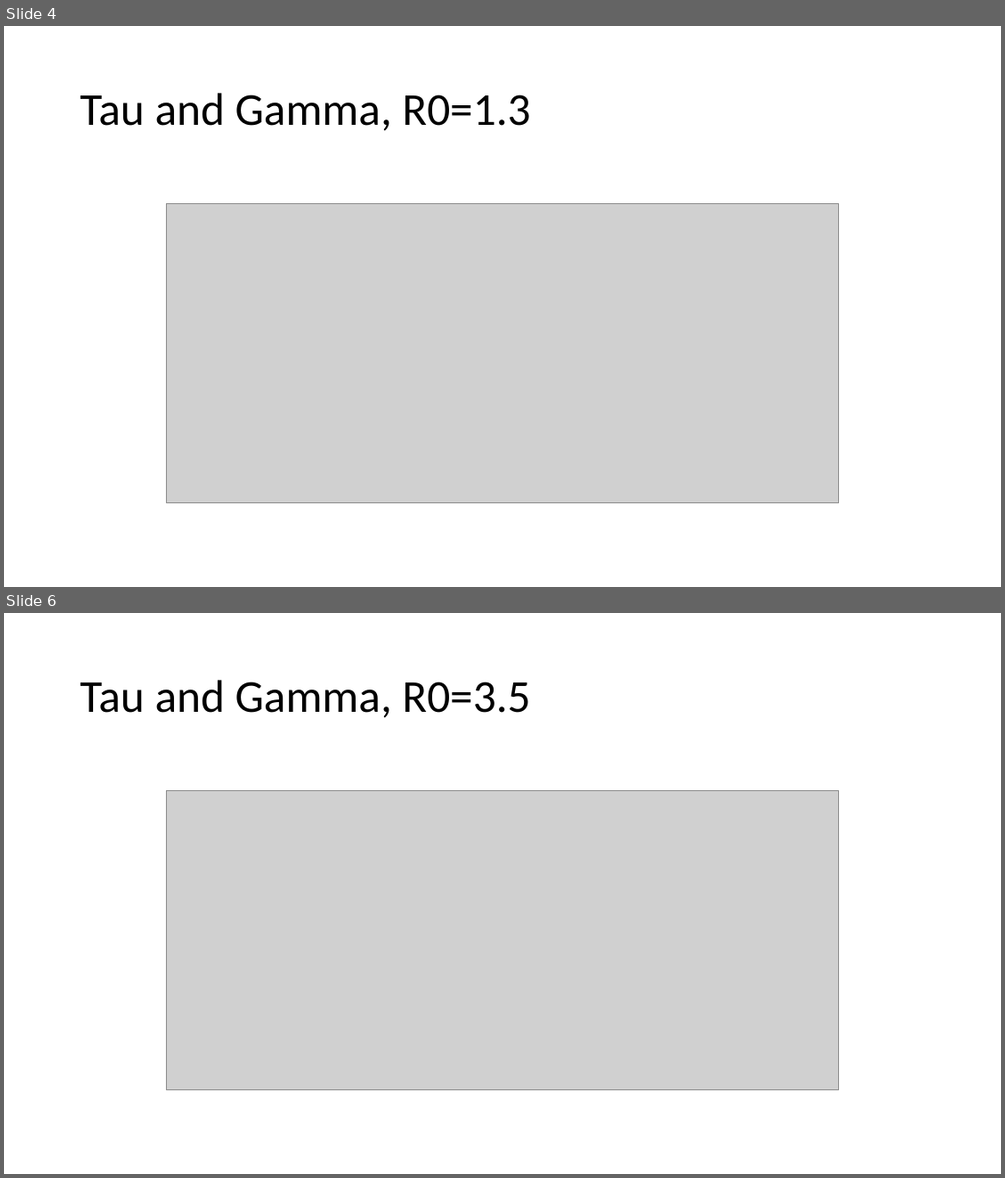
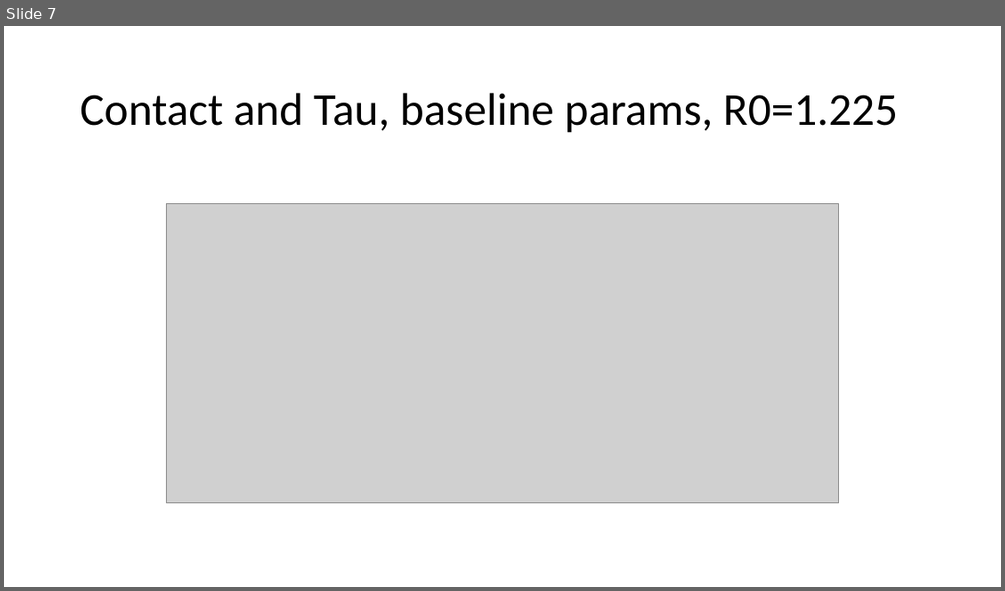
Before and after one commit to asbeagle/newGEM_SIR, a slide deck: someplotz.pptx. Shown one above the other, each under a label of ours: slides 4 and 6 before the commit, slide 7 after it; the slides between them are not shown. The pictures are 1005x1178 and 1005x591 pixels, drawn with LibreOffice and Linux fonts; fonts in the diff are those of the drawing; grey boxes stand for pictures. Boxes give left, top, right and bottom in pixels: in the first picture for what was removed or moved away, otherwise in the second. Text is boxed around its words. In the diff, an @@ line names an element or a change of style, - is before the commit and + after.

```diff
--- a/someplotz.pptx
+++ b/someplotz.pptx
@@ slide 6 removed at [4,613,1001,1174], background #FFFFFF @@
@@ title removed at [80,680,530,718] @@
-Tau and Gamma, R0=3.5
@@ picture removed at [166,791,840,1090] @@
@@ what was slide 4 is now slide 7 @@
@@ slide 7 changed as well @@
@@ title at [80,93,898,133]: text changed @@
-Tau and Gamma, R0=1.3
+Contact and Tau, baseline params, R0=1.225
```
Also in this commit, not shown: 2 other slides changed, 5 other slides removed, 1 other file.
